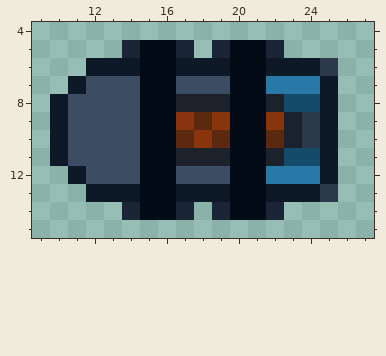
Two versions of one pixel-art sprite, SteelPurge/assets/texture/weapon/neostar/neostar.png. This is how it looked before the edit.
The file is 32x16 pixels. Colours within 5 levels of each other are drawn and written as one. Shown: x 9..27, y 4..15.
The same view after the edit:
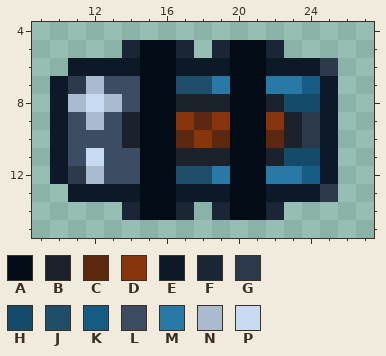
Palette (. is transparent): A #030b16  B #1b222c  C #5c2910  D #88350e  E #0e1928  F #1a2535  G #2b394b  H #144a6a  J #1f4e6a  K #155b84  L #3c4d63  M #2979a7  N #aabacf  P #c7daf2
From old to new:
y 6: x 11 . -> E
y 7: x 10..12 .EL -> EGN; x 17..19 LLL -> JJM; x 24 M -> K
y 8: x 11..13 LLL -> NPN
y 9: x 12 L -> N; x 14 L -> B
y 10: x 14 L -> B
y 11: x 12 L -> P
y 12: x 10..12 .EL -> EGN; x 17..19 LLL -> JJM; x 24 M -> K
y 13: x 11 . -> E
Boxes around the changes in both pictures, in picture pixels (x1, y1, x2, y2):
changed: (50, 58, 230, 202)
changed: (302, 76, 320, 184)
